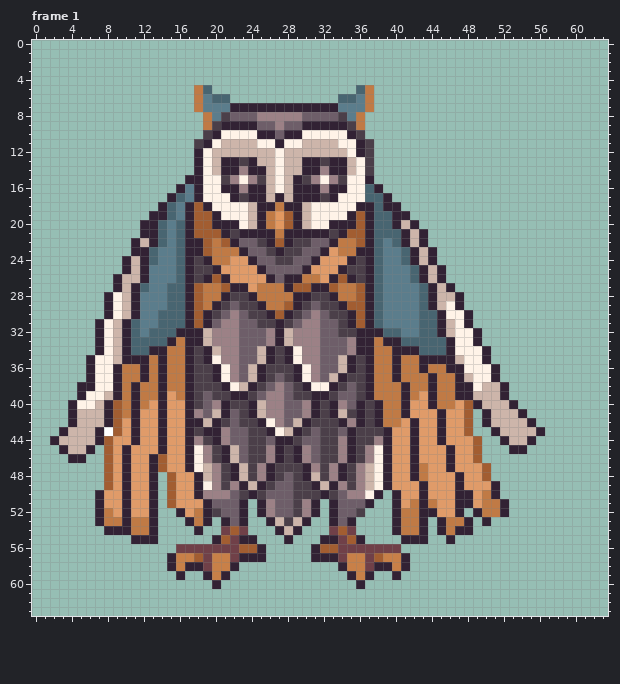
Edited in one commit: pixel-art file (Assets/Resources/Entities/Animated/Chapter 3/prophet_owl_v2 - noctseer.aseprite). Above: the version before the commit.
64x64 pixels, 6 frames. Colours within 5 levels of each other are drawn and written as one. Shown: frame 1. The commit also changed other frames, which this record leaves out.
The result:
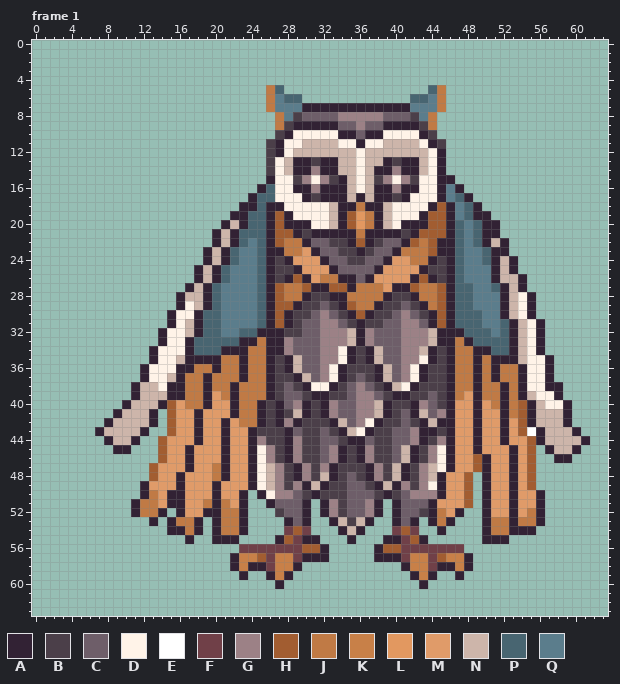
Palette (. is transparent): A #322234  B #4b3f49  C #6e5e69  D #fff3e8  E #ffffff  F #704048  G #9c8186  H #a25d31  J #c07a45  K #c88048  L #e29860  M #e09b69  N #cdb5aa  P #486571  Q #5b7d8c
From old to new:
Changed rows in their new state; - is an unchanged pixel.
Frame 1:
first column x 2:
 5 ----------------..------JP--------..------PJ----------------
 6 ----------------....----JQPP----....----PPQJ----------------
 7 ----------------........JQQQ----AAAAAAAAQQQJ----------------
 8 -----------------........JQB----GGGGGCCCBQJ-----------------
 9 -----------------........JBA----CCGCCAAAABJ-----------------
10 -----------------........B-D----A-CAADDDDAB-----------------
11 ----------------........B----------DDNNNNDAB----------------
12 ----------------........BAD------NDNNNNNNNDA----------------
13 ----------------........B--A-BA-N--NNABAANDA----------------
14 ----------------........B--A-GA-N--NAAGAANDA----------------
15 ---------------.........A-DBGDGBAN-NBGDGBDDAA---------------
16 --------------.........-P-D--GA--N-N-AGAADDAQA--------------
17 -------------.........-PPDDD-BA-ANANA-BADDDAQPA-------------
18 ------------.........AAP-ADDD--NAAJ-ANDDDDAHAQPA------------
19 -----------.........AAPPAHADD--NAHLJANDDDAHHAQPAA-----------
20 ----------.........-NAPPAHA-A--N-HLJANDA-AHHAPQPAA----------
21 ----------........ANAPPP-HH-B--A-AJ-AAABAHHHAPQPAA----------
22 ---------.........AN-PQP--JJA--BBA--BCC-HJHAAPQPANA---------
23 ---------........ANAPQQPA-JJMACCBB-BCCAJJJHAAPQQPAA---------
24 --------.........-NAPQQPA-AMMMACCB-CCAMMJJ-BAPQQPANA--------
25 --------........AN-PQQQPABBAM--ACCCCAMMMM-BBAPQQQANA--------
26 -------.........ANAPQQQP-B-HAMJJA-C-MMMMAHABAPQQQANNA-------
27 -------........-NAPQQQQPAHJJ----HAJJJMAAHJJH-PPQQPANA-------
28 ------........ANNAPQQQQPAH-J----A-JJJABBAJJHAPPQQQANDA------
29 ------........ADNAPQQQQPAH---BC---JJABBCBAJHAPPQQQANDA------
30 ------.......ADDAPPQQQQP----BCGC----BBCGCBAHAPPPQQANDA------
31 -----........ADNAPPQQQQPAHABCCGGCBABBCCGGCAHAPPPQQPANDA-----
32 -----.......ADDN-PPQQPPAA-BBCCGGGN-GCCCGGGN-AAPPPQPANDA-----
33 -----.......ADD-PPPPPAAJA-GCCCGGGN-GCCCGGGNA-JAPPPPANDA-----
34 -----......-DDD-PPPAAAJJ-AGCCCGGDAB-NCCGGNAB-JJA-PPANDA-----
35 ----.......ADDN-A-AJJAJJ---NCCGGD---NCCGGD-B-JJAJAAANDDA----
36 ----......-DDDA-JJ-JJAJJA-ANCCGDAB-BANCGD-BB-JJAJ-JJADDA----
37 ----......-DDNAJJAJJJAJJAB--NCGD--CBANCGDABBAJJAJ-JJADDA----
38 ---......-NNDAAJJAJJAJJJAB--------GCBANDABBBAJJAJJ-JADDAA---
39 ---......-NNNAAJJAMJ-JJJAB-C----B-GGCBA-BBCBAJMAJJ-JANDDA---
40 --......ANNN-H-JJAMMAJJABA-GABAGC-GGNABBAGCBA-M-MJAJHANDDA--
41 --.....ANNNA.H-MAMMMAJJABABNABAGCCGGNABCANCGA-MAMMAJHANNNA--
42 --....-NNNNA.H-M-MMAMJJ-BAGAB--ANCGD-BBCBAN-A-MAMMAMH-NNNA--
43 -....-NNNNA..H-MAMMAMMA-BBAC-BC-ANDA-BCCGAABA-MAMMAMHE-NNNA-
44 ......ANN-..H--MAMMAMMAGBB-GBBCCB-ACBBCCGABGA--AMM-MMHANNNNA
45 -....-.A-...H---MMM-MMAD-BAGBBCGABA-BBCN-BGD---AMMM-MH-ANNA-
46 --..--......----MMM-MMAD-BAGBBCGABA-BBCN-BGD----AMMAMH--AA--
47 ------.....HM---MMJAMMADNG-AGBGAB-BAGBNABGND---HAMMAMH------
48 ------.....HMMA-MMJAMMADNGBAGBNABCBAGBNABGNA-MH.AMMAMH------
49 ------....AMMMA-MMAMMMADNGBGANABBCCBANAGBGDA-MH.AMMAMH------
50 -----.....AJMAA-MMAMMA.ADGGC-AB-BCCCBABCGGGA-MH.AMMAMMA-----
51 -----....AJJMAA--JAJM--.A--CA.AGB--GA--CCCA--MH.AMMAMMA-----
52 -----....AJJA---M-AJJ--..B-CA.AGB-CGA--CCB-J---.AMMAMJA-----
53 -----......--AJJA.AJJ---..AC----NBNA---CA.AJA..--JJAJJA-----
54 ------......-AAJ--AJJA---.FHF--.ANA---FHF.--...-AJJAAA------
55 ---------...---A---AA..--AHFAA...A.--AAFH---.---AAA---------
56 --------------.......FFFFFFFHHA.....AHHFFFFFFF--------------
57 -------------.......AKKHFKKFA--.....AAAFKKFHKKA-------------
58 -------------.......-KAAFKKA----.......-KKFAAKA-------------
59 --------------.--...-A--AKA------...--.-AKA--A--------------
60 ------------------.------A--------.------A------------------
Changed places in both pictures, as pixel boxes (x1, y1, x2, y2):
changed: (50, 85, 590, 589)
